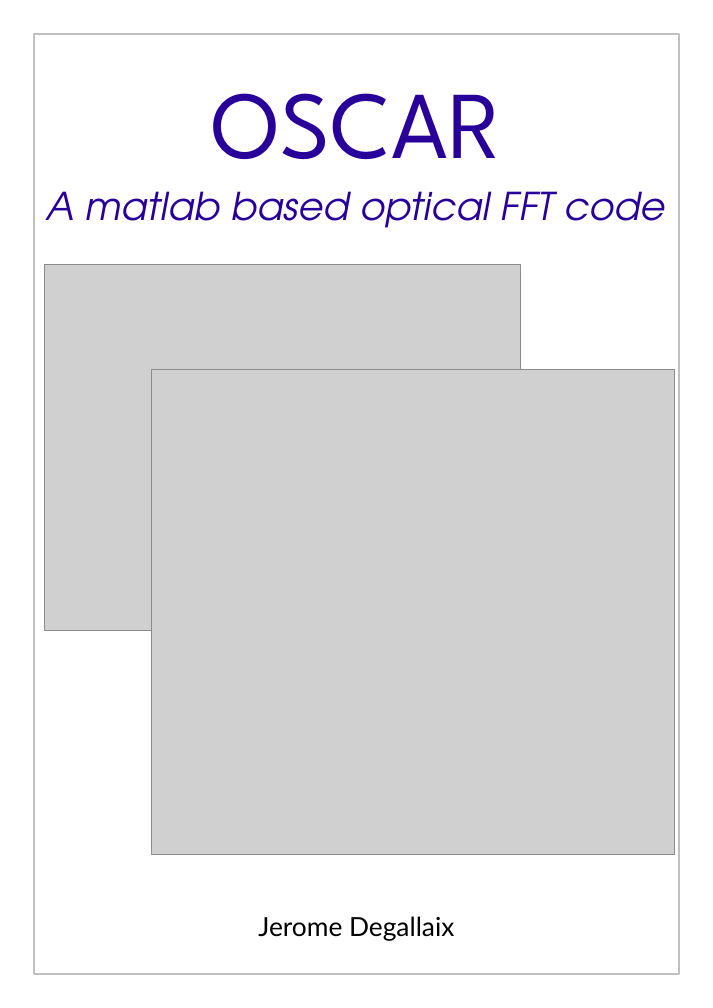
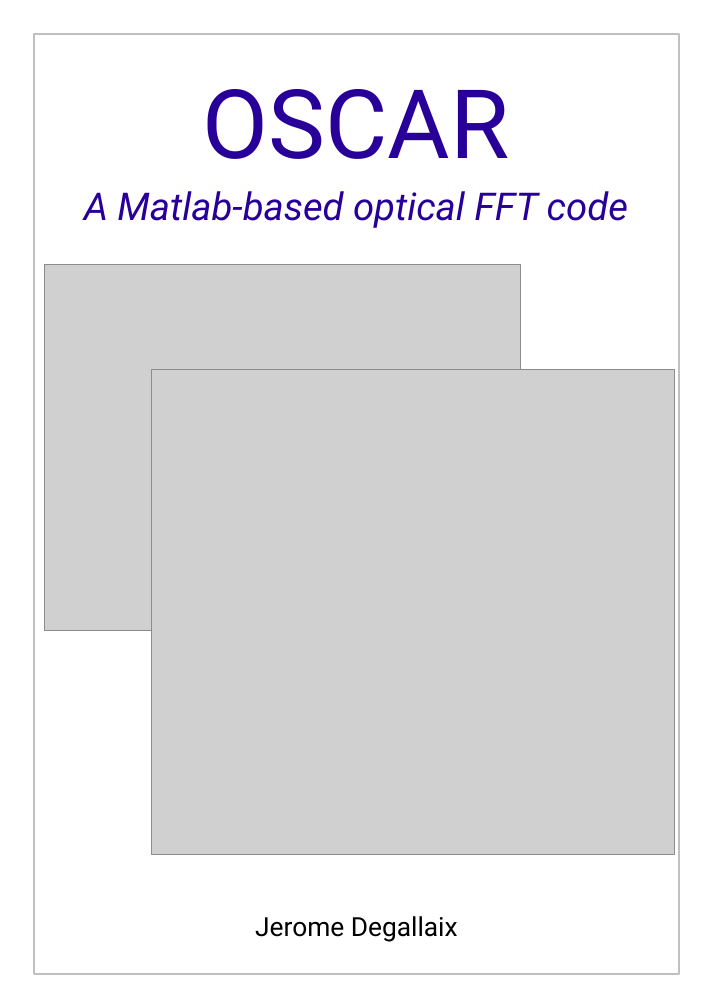
Before and after one commit to Jerome-LMA/oscar, a slide deck: slide 1 of Manual/Pics/Title_page/title.odp. Drawn at 713x1008 pixels with LibreOffice and Linux fonts; fonts in the diff are those of the drawing; grey boxes stand for pictures. Boxes give left, top, right and bottom in pixels: in the first picture for what was removed or moved away, otherwise in the second. Text is boxed around its words. In the diff, an @@ line names an element or a change of style, - is before the commit and + after.

```diff
--- a/Manual/Pics/Title_page/title.odp
+++ b/Manual/Pics/Title_page/title.odp
@@ text "OSCAR": place and size @@
-text "OSCAR" at [212, 93, 501, 159]
+text "OSCAR" at [203, 89, 509, 159]
@@ text "OSCAR" at [203, 89, 509, 159]: font League Spartan to Roboto @@
@@ text at [84, 191, 628, 228]: text changed; font TeX Gyre Adventor to Roboto @@
-A matlab based optical FFT code
+A Matlab-based optical FFT code
@@ text "Jerome Degallaix" at [255, 916, 458, 942]: font Lato to Roboto @@
```
Also in this commit, not shown: 4 other files.
